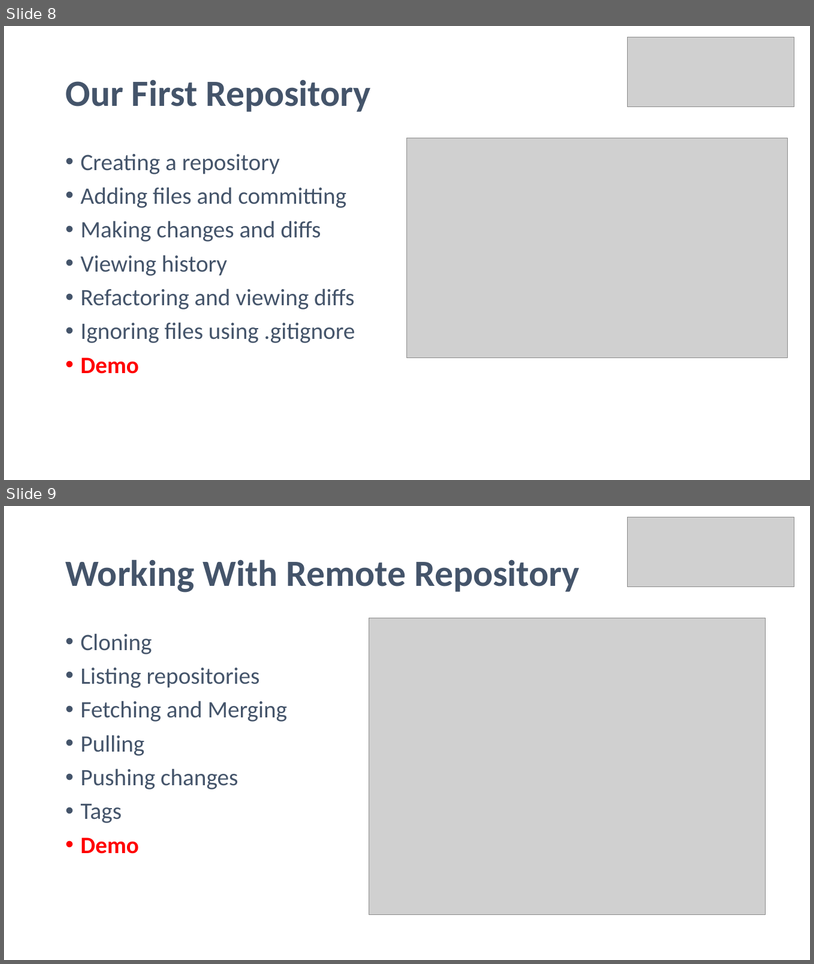
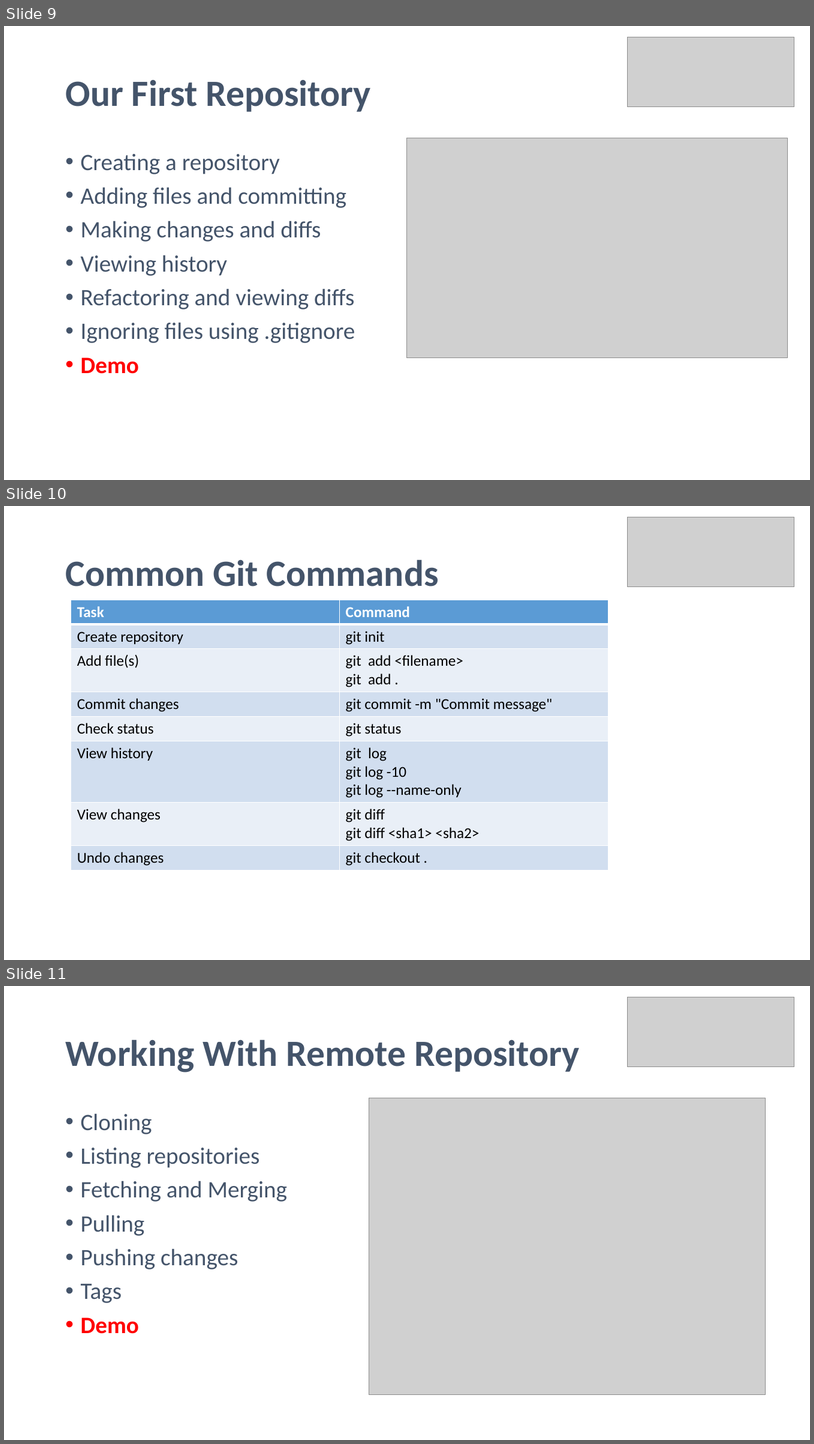
Before and after one commit to noelmcgrath/GitPresentation, a slide deck: Introduction to Git and GitHub.pptx. Shown one above the other, each under a label of ours: slides 8 and 9 before the commit, slides 9, 10 and 11 after it. The pictures are 814x964 and 814x1444 pixels, drawn with LibreOffice and Linux fonts; fonts in the diff are those of the drawing; grey boxes stand for pictures. Boxes give left, top, right and bottom in pixels: in the first picture for what was removed or moved away, otherwise in the second. Text is boxed around its words. In the diff, an @@ line names an element or a change of style, - is before the commit and + after.

Commit message:
Added slodes for commands

```diff
--- a/Introduction to Git and GitHub.pptx
+++ b/Introduction to Git and GitHub.pptx
@@ slide 10 added at <box>4,506,810,960</box>, background #FFFFFF @@
@@ picture added at <box>629,517,795,587</box> @@
@@ title added at <box>65,559,439,586</box>, 44 pt, text #44546A, bold @@
+Common Git Commands
@@ table added at <box>71,600,608,868</box>, 8 rows, 2 columns @@
+Task | Command
+Create repository | git init
+Add file(s) | git add <filename> / git add .
+Commit changes | git commit -m "Commit message"
+Check status | git status
+View history | git log / git log -10 / git log --name-only
+View changes | git diff / git diff <sha1> <sha2>
+Undo changes | git checkout .
@@ what was slide 8 is now slide 9 @@
@@ what was slide 9 is now slide 11 @@
```
Also in this commit, not shown: 6 slides changed, 3 other slides added.
